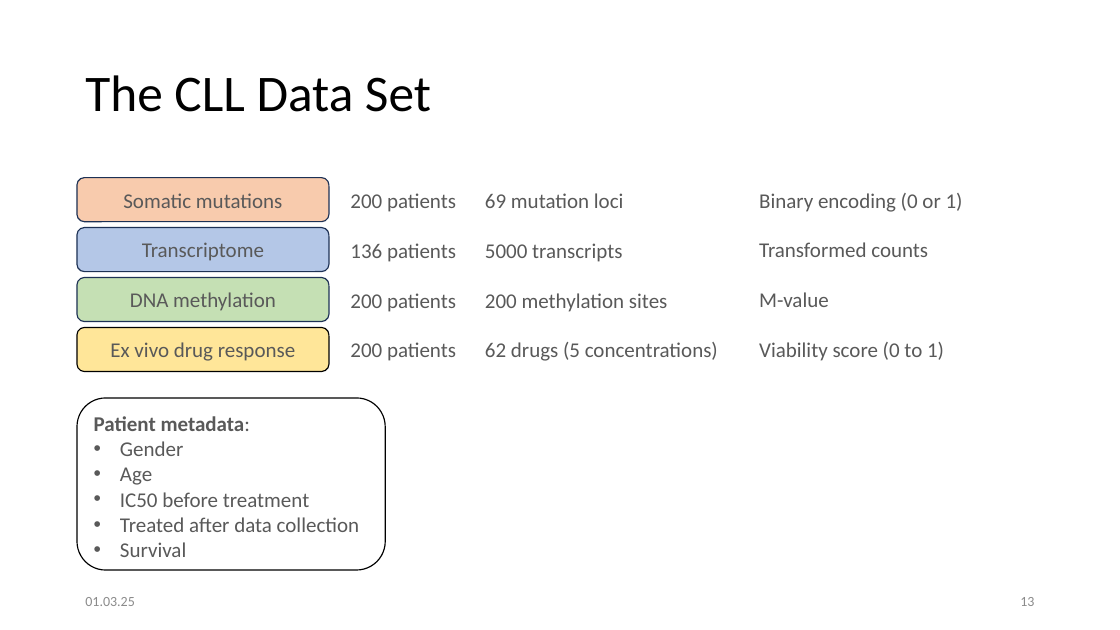
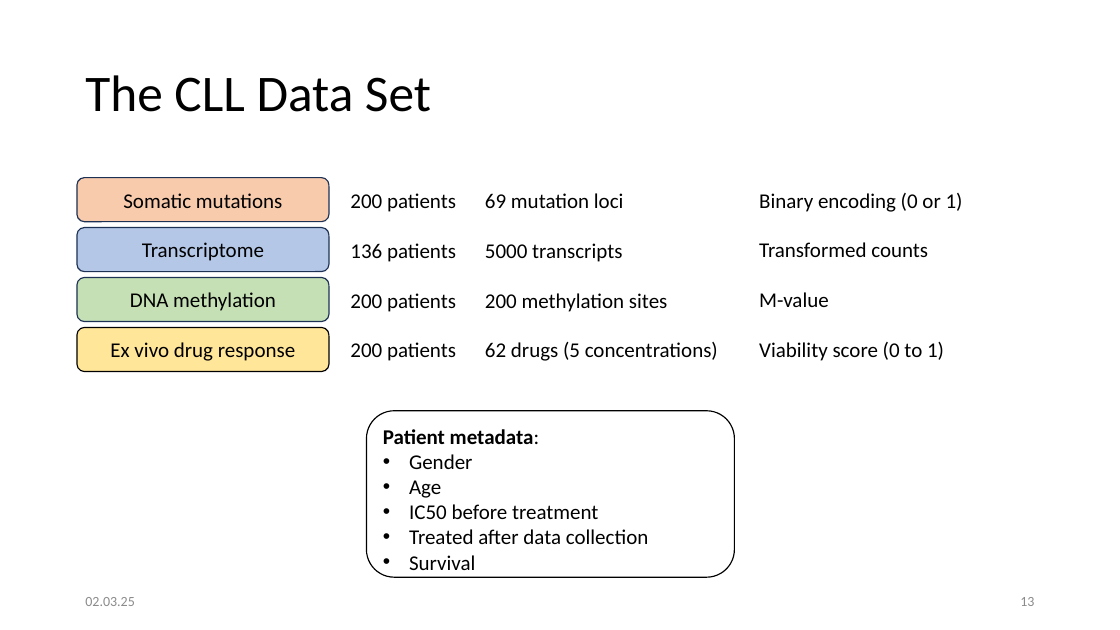
Before and after one commit to penelopenelope/ebi_mofa_workshop_precision_medicine, a slide deck: slide 14 of presentation.pptx. Drawn at 1120x630 pixels with LibreOffice and Linux fonts; fonts in the diff are those of the drawing. Boxes give left, top, right and bottom in pixels: in the first picture for what was removed or moved away, otherwise in the second. Text is boxed around its words. In the diff, an @@ line names an element or a change of style, - is before the commit and + after.

```diff
--- a/presentation.pptx
+++ b/presentation.pptx
@@ text colour #595959 to #000000 in 17 elements at (77,228,329,271), (77,177,329,221), (77,277,329,321), (77,328,329,371), (485,193,624,208), (485,293,667,312), (485,243,622,262), (485,342,718,361), (350,193,456,212), (350,293,456,312), (350,243,456,262), (350,342,456,361), (759,193,963,212), (759,292,829,307), (759,242,928,257), (759,342,944,361), (366,411,734,577) @@
@@ rounded rectangle "Patient metadata:": place and size @@
-rounded rectangle "Patient metadata:" at (77,398,386,571)
+rounded rectangle "Patient metadata:" at (366,411,734,577)
@@ text at (85,597,135,606): text changed @@
-01.03.25
+02.03.25
```
Also in this commit, not shown: 30 other slides changed, 2 slides added, 2 slides removed.
